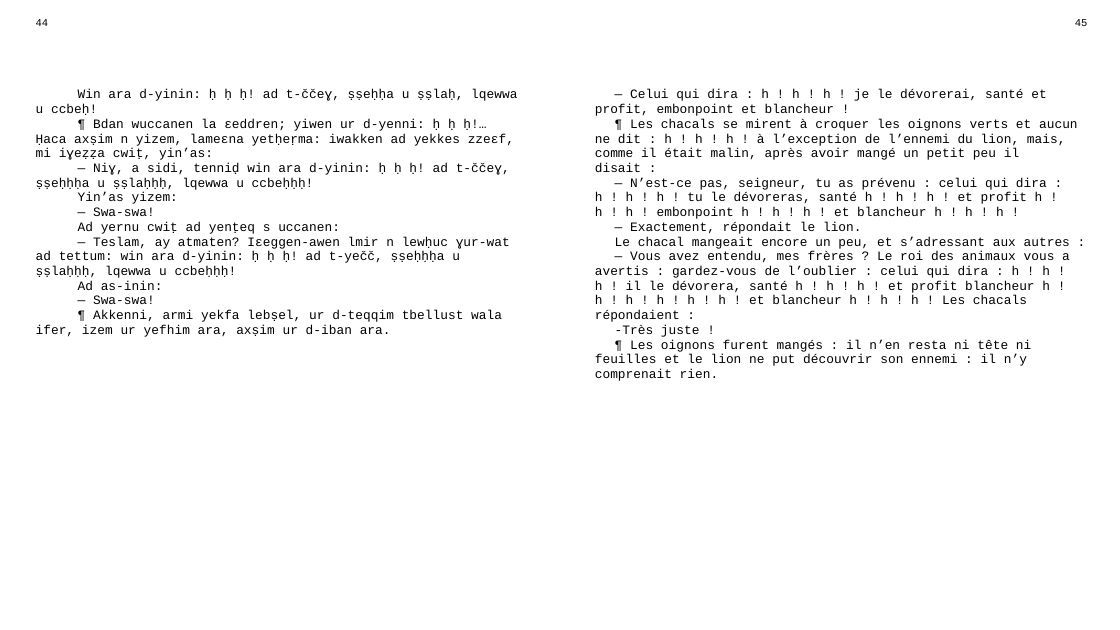
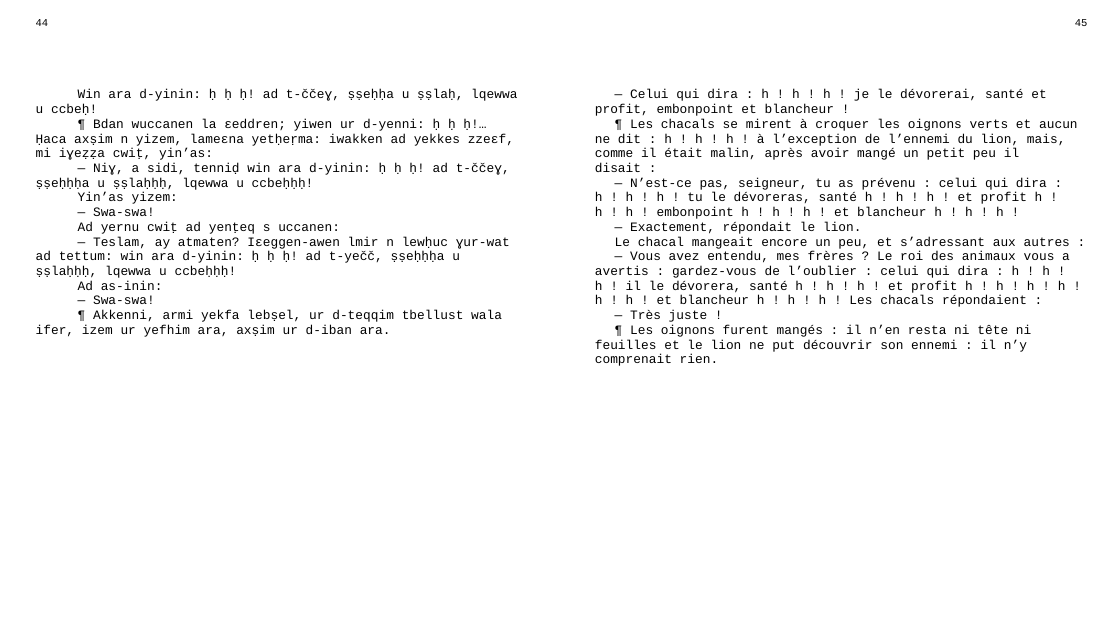
Before and after one commit to sferhah/tamacahut_n_wuccen, a slide deck: slide 20 of Uccen.ConsoleApp/Resources/pptx/uccen.pptx. Drawn at 1120x630 pixels with LibreOffice and Linux fonts; fonts in the diff are those of the drawing. Boxes give left, top, right and bottom in pixels: in the first picture for what was removed or moved away, otherwise in the second. Text is boxed around its words. In the diff, an @@ line names an element or a change of style, - is before the commit and + after.

```diff
--- a/Uccen.ConsoleApp/Resources/pptx/uccen.pptx
+++ b/Uccen.ConsoleApp/Resources/pptx/uccen.pptx
@@ table at (27,13,1096,607) @@
-row 3, column 3: — Celui qui dira : h ! h ! h ! je le dévorerai, santé et profit, embonpoint et blancheur ! / ¶ Les chacals se mirent à croquer les oignons verts et aucun ne dit : h ! h ! h ! à l’exception de l’ennemi du lion, mais, comme il était malin, après avoir mangé un petit peu il disait : / — N’est-ce pas, seigneur, tu as prévenu : celui qui dira : h ! h ! h ! tu le dévoreras, santé h ! h ! h ! et profit h ! h ! h ! embonpoint h ! h ! h ! et blancheur h ! h ! h ! / — Exactement, répondait le lion. / Le chacal mangeait encore un peu, et s’adressant aux autres : / — Vous avez entendu, mes frères ? Le roi des animaux vous a avertis : gardez-vous de l’oublier : celui qui dira : h ! h ! h ! il le dévorera, santé h ! h ! h ! et profit blancheur h ! h ! h ! h ! h ! h ! et blancheur h ! h ! h ! Les chacals répondaient : / -Très juste ! / ¶ Les oignons furent mangés : il n’en resta ni tête ni feuilles et le lion ne put découvrir son ennemi : il n’y comprenait rien.
+row 3, column 3: — Celui qui dira : h ! h ! h ! je le dévorerai, santé et profit, embonpoint et blancheur ! / ¶ Les chacals se mirent à croquer les oignons verts et aucun ne dit : h ! h ! h ! à l’exception de l’ennemi du lion, mais, comme il était malin, après avoir mangé un petit peu il disait : / — N’est-ce pas, seigneur, tu as prévenu : celui qui dira : h ! h ! h ! tu le dévoreras, santé h ! h ! h ! et profit h ! h ! h ! embonpoint h ! h ! h ! et blancheur h ! h ! h ! / — Exactement, répondait le lion. / Le chacal mangeait encore un peu, et s’adressant aux autres : / — Vous avez entendu, mes frères ? Le roi des animaux vous a avertis : gardez-vous de l’oublier : celui qui dira : h ! h ! h ! il le dévorera, santé h ! h ! h ! et profit h ! h ! h ! h ! h ! h ! et blancheur h ! h ! h ! Les chacals répondaient : / — Très juste ! / ¶ Les oignons furent mangés : il n’en resta ni tête ni feuilles et le lion ne put découvrir son ennemi : il n’y comprenait rien.
```
Also in this commit, not shown: 21 other slides changed, 1 other file.
